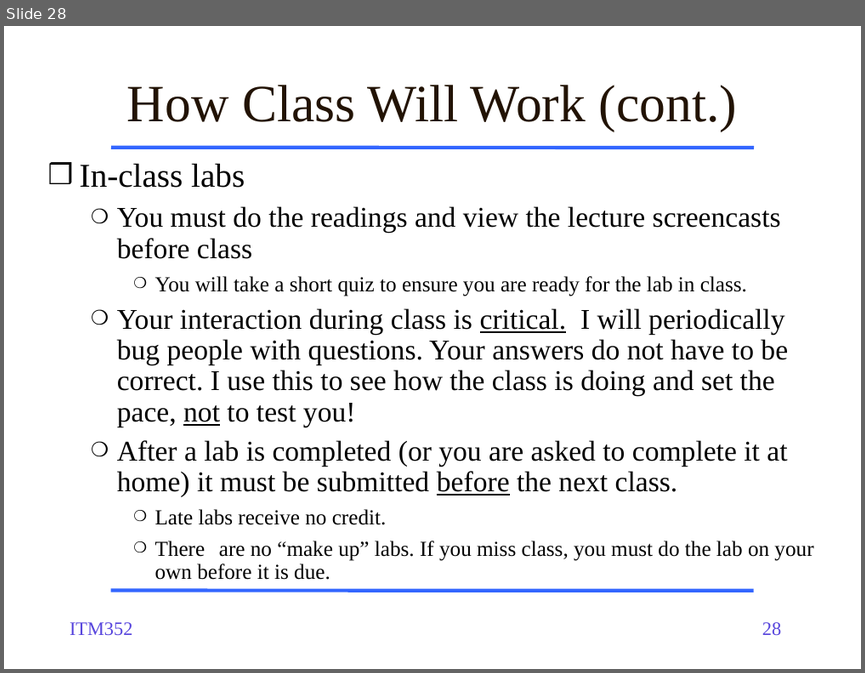
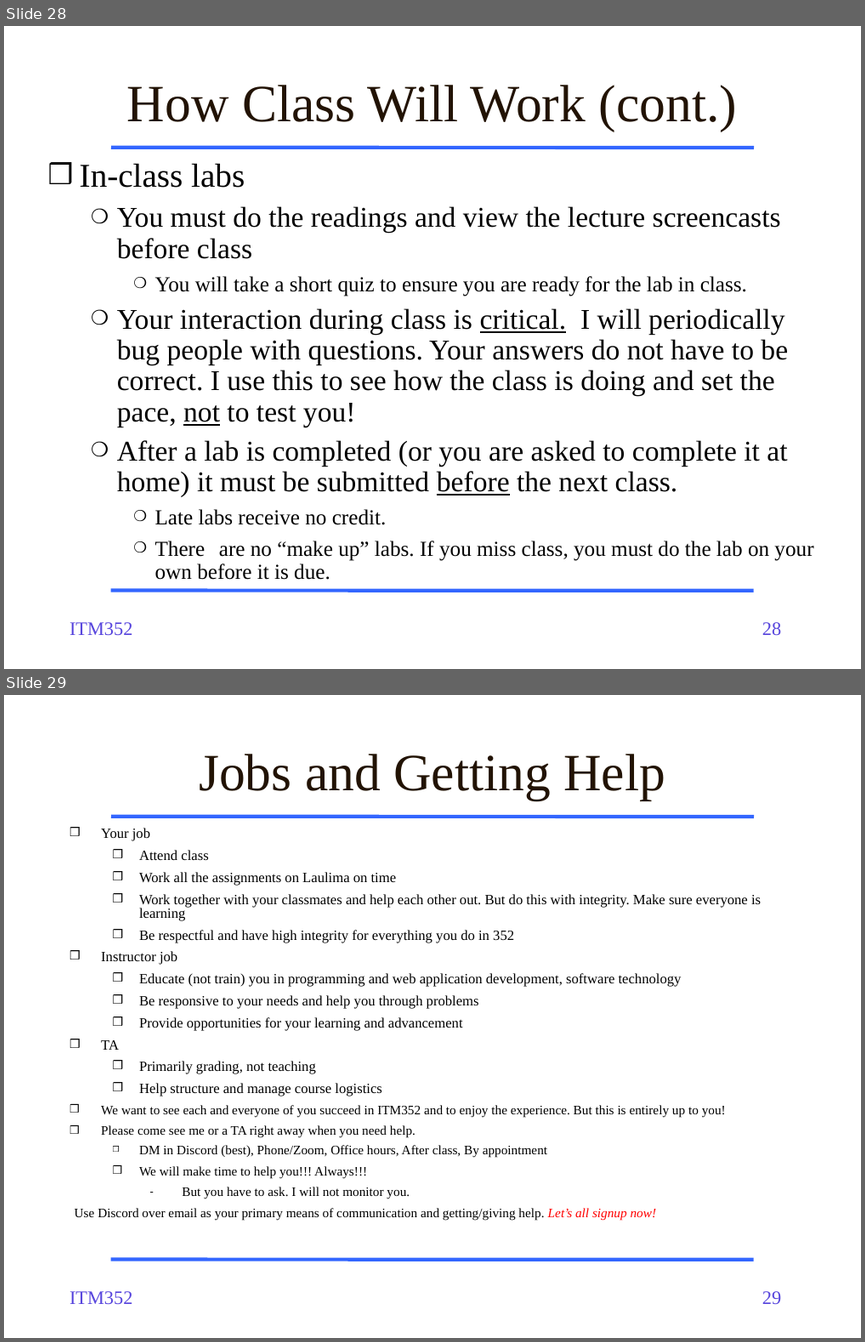
Before and after one commit to dport96/ITM352, a slide deck: morea/010.introduction/ITM352_01_intro.pptx. Shown one above the other, each under a label of ours: slide 28 before the commit, slides 28 and 29 after it. The pictures are 865x673 and 865x1342 pixels, drawn with LibreOffice and Linux fonts; fonts in the diff are those of the drawing. Boxes give left, top, right and bottom in pixels: in the first picture for what was removed or moved away, otherwise in the second. Text is boxed around its words. In the diff, an @@ line names an element or a change of style, - is before the commit and + after.

```diff
--- a/morea/010.introduction/ITM352_01_intro.pptx
+++ b/morea/010.introduction/ITM352_01_intro.pptx
@@ slide 29 added at bbox=[4, 695, 861, 1338], background #FFFFFF; not listed: 4 template elements that a slide beside it also shows @@
@@ text added at bbox=[199, 754, 665, 800], 44 pt, text #221304 @@
+Jobs and Getting Help
@@ text added at bbox=[75, 828, 760, 1220], 11.9 pt, text #000000 @@
+❒ Your job
+  ❒ Attend class
+  ❒ Work all the assignments on Laulima on time
+  ❒ Work together with your classmates and help each other out. But do this with integrity. Make sure everyone is learning
+  ❒ Be respectful and have high integrity for everything you do in 352
+❒ Instructor job
+  ❒ Educate (not train) you in programming and web application development, software technology
+  ❒ Be responsive to your needs and help you through problems
+  ❒ Provide opportunities for your learning and advancement
+❒ TA
+  ❒ Primarily grading, not teaching
+  ❒ Help structure and manage course logistics
+❒ We want to see each and everyone of you succeed in ITM352 and to enjoy the experience. But this is entirely up to you!
+❒ Please come see me or a TA right away when you need help.
+  ❒ DM in Discord (best), Phone/Zoom, Office hours, After class, By appointment
+  ❒ We will make time to help you!!! Always!!!
+    – But you have to ask. I will not monitor you.
+Use Discord over email as your primary means of communication and getting/giving help. Let’s all signup now!
```
Also in this commit, not shown: 2 slides changed.
